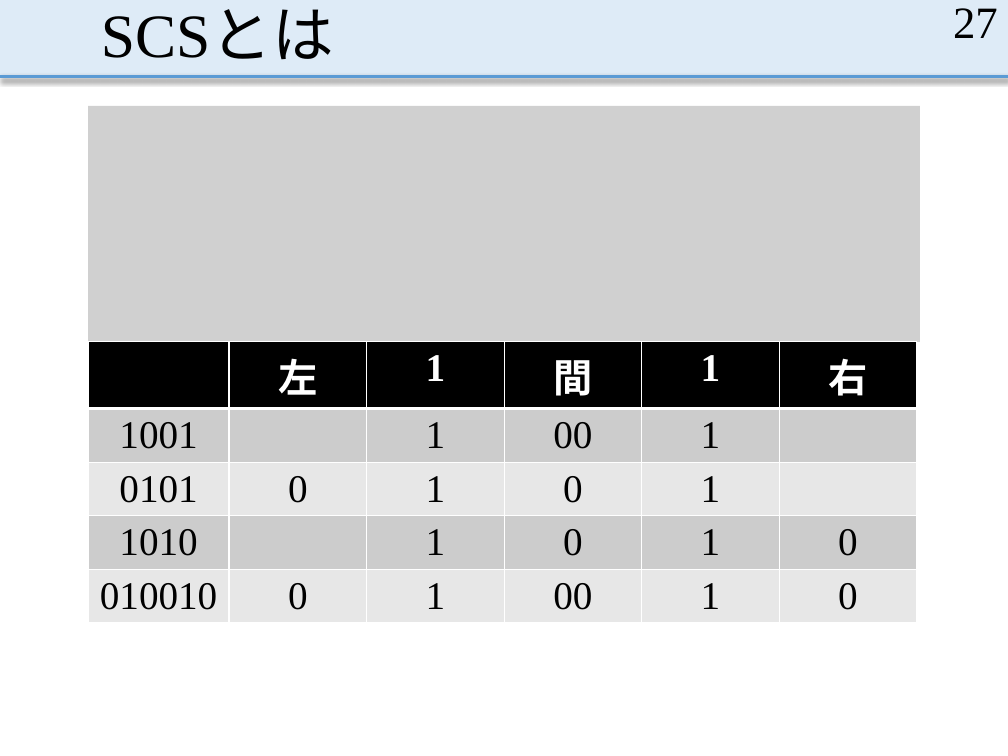
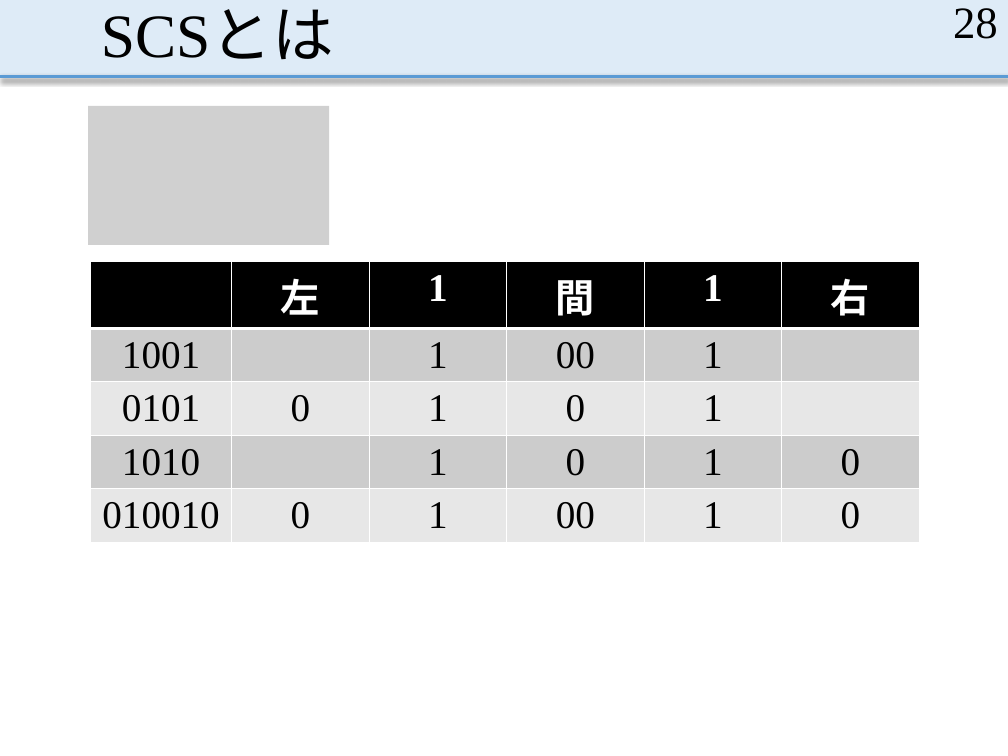
Before and after one commit to MasayaOda/SR, a slide deck: slide 28 of 190207oda.pptx (slide 27 before the commit). Drawn at 1008x756 pixels with LibreOffice and Linux fonts; fonts in the diff are those of the drawing; grey boxes stand for pictures. Boxes give left, top, right and bottom in pixels: in the first picture for what was removed or moved away, otherwise in the second. Text is boxed around its words. In the diff, an @@ line names an element or a change of style, - is before the commit and + after.

```diff
--- a/190207oda.pptx
+++ b/190207oda.pptx
@@ page number at (953,8,998,39): text changed @@
-27
+28
@@ picture removed at (89,106,920,342) @@
@@ picture added at (89,106,330,245) @@
@@ table: place and size @@
-table at (89,342,916,627)
+table at (91,262,918,547)
```
Also in this commit, not shown: 21 other slides changed, 19 slides added.
